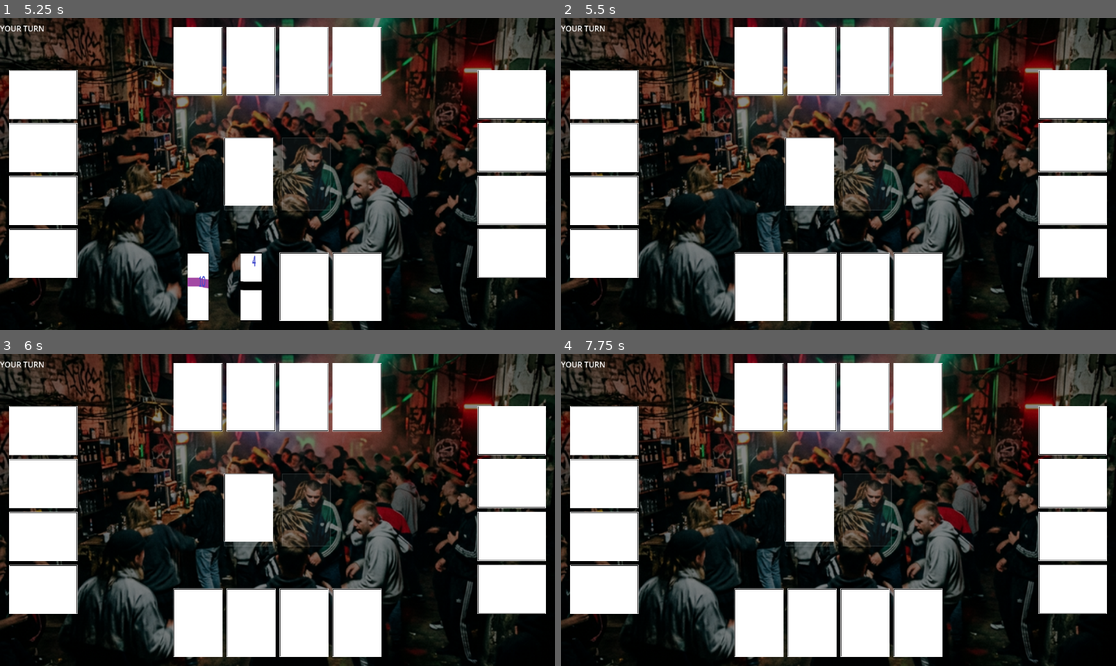
Above: before the commit, frames 1-4 (two rows, left to right).
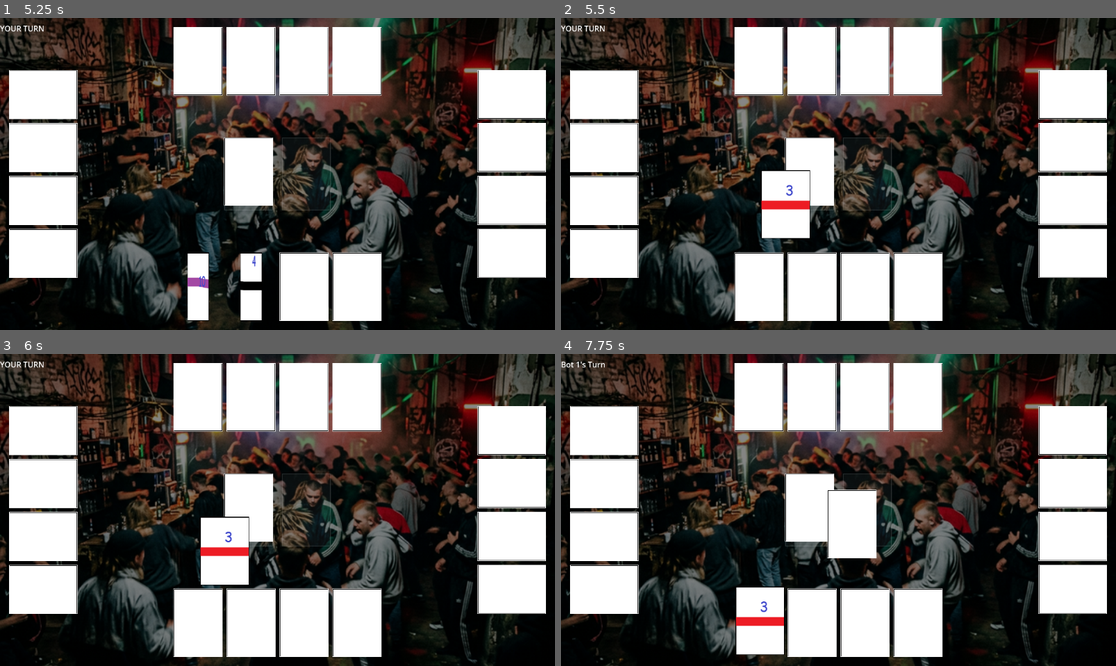
Above: after the commit, the same moments.

Repository: DinVin24/dutch
Game: Godot game, scene res://main_menu.tscn
Two runs of this game, one before a commit and one after it. Both use one fixed random seed, a clock stepped at 60 frames per second and the inputs below.
Inputs (mouse positions are in pixels of both pictures, inside the frame that each line leads up to):
- Up to frame 1 (5.25 s): click "Start" at 0.5 s; click (249, 174) at 1.25 s; click (249, 174) at 2 s; click (249, 174) at 2.75 s; tap Enter at 3.5, 5 s; move the mouse to (249, 170) at 3.52 s; click (249, 170) at 3.67 s; tap Space at 4.25 s; move the mouse to (249, 170) at 4.27 s; click (249, 170) at 4.42 s; move the mouse to (244, 170) at 5.02 s; click (244, 170) at 5.17 s
- Up to frame 2 (5.5 s): no input
- Up to frame 3 (6 s): move the mouse to (244, 503) at 5.77 s; click (244, 503) at 5.92 s
- Up to frame 4 (7.75 s): tap Space at 6.5 s; move the mouse to (805, 503) at 6.52 s; click (805, 503) at 6.67 s; tap Enter at 7.25 s; move the mouse to (760, 622) at 7.27 s; click (760, 622) at 7.42 s

Frame 1 is identical in both runs. In frame 2, 1.5% of the frame differs, in the area x 36-45%, y 48-71%; in frame 3, 1.6%; in frame 4, 2.5%, in the area x 0-57%, y 2-98%.

Commit message:
fix(ui): ensure pile interaction buttons stay at top of tree order
Epic 2 - Bug Fix:\n- Added move_child(..., -1) calls after updating deck and discard visuals.\n- This guarantees the Interaction buttons are the last children and thus receive clicks first in Godot's UI system.\n- Added print_tree_pretty() for visual verification in the console.

Diff:
--- a/game_board.gd
+++ b/game_board.gd
@@ -31,18 +31,23 @@
 	# Connect deck interaction
 	var deck_button = $CenterTable/DeckArea/Slotbg/Interaction
 	if deck_button:
+		print("GameBoard: FOUND DECK BUTTON. Reparenting...")
 		deck_button.reparent(deck_area)
 		deck_button.z_index = 10
 		deck_button.pressed.connect(_on_deck_clicked)
 
 	var discard_button = $CenterTable/DiscardArea/Slotbg/Interaction
 	if discard_button:
+		print("GameBoard: FOUND DISCARD BUTTON. Reparenting...")
 		discard_button.reparent(discard_area)
 		discard_button.z_index = 10
 		discard_button.pressed.connect(_on_discard_clicked)
 
 	await get_tree().process_frame
 	_update_deck_visual()
+
+	print("GameBoard Tree Structure (CenterTable):")
+	$CenterTable.print_tree_pretty()
 
 	print("Game Board: Starting game...")
 	GameManager.initialize_game(4)
@@ -63,6 +68,11 @@
 		card_bg.setup(CardData.new("Ace", "Clubs")) # Data doesn't matter for back
 		card_bg.position = Vector2(-i * 2, -i * 2)
 		card_bg.z_index = -i
+
+	# ENSURE INTERACTION IS ON TOP (Last child wins in Godot UI input)
+	if deck_area.has_node("Interaction"):
+		deck_area.move_child(deck_area.get_node("Interaction"), -1)
+		print("GameBoard: Deck Interaction button moved to TOP of stack.")
 
 func _on_turn_started(player_idx):
 	print("Game Board: Player ", player_idx, "'s turn.")
@@ -172,6 +182,11 @@
 			card_to_discard.position = Vector2.ZERO # Center perfectly in area
 			card_to_discard.rotation_degrees = 0
 			card_to_discard.z_index = 0
+
+			# ENSURE INTERACTION IS ON TOP
+			if discard_area.has_node("Interaction"):
+				discard_area.move_child(discard_area.get_node("Interaction"), -1)
+				print("GameBoard: Discard Interaction button moved to TOP of stack.")
 		)
 
 func _on_card_drawn_to_pending(player_idx, card_data):
